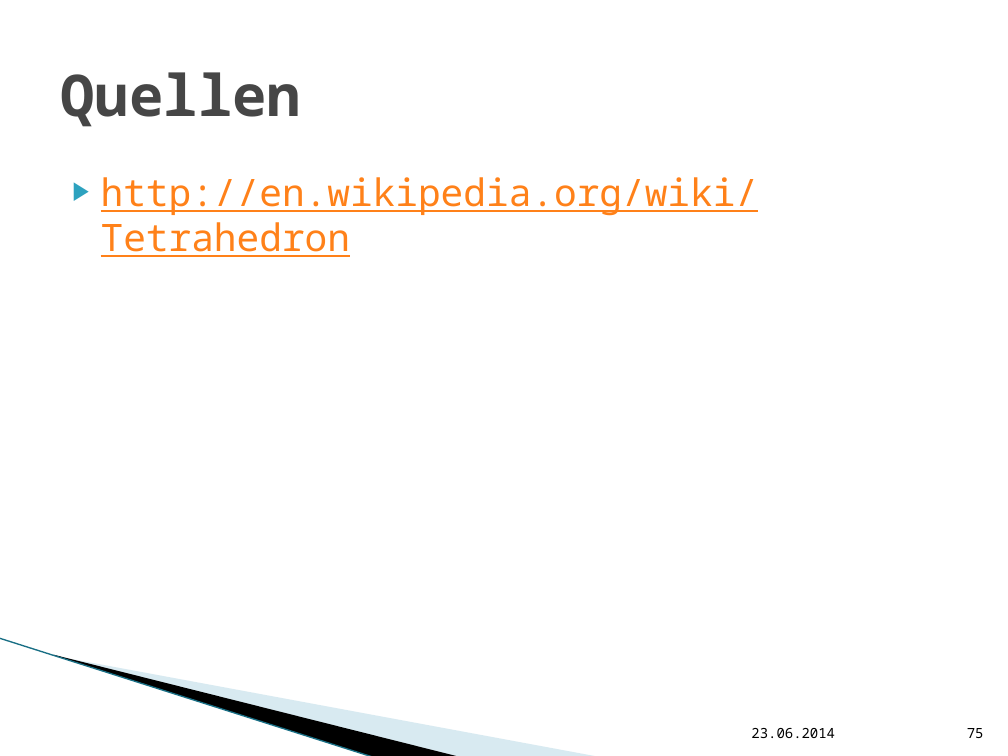
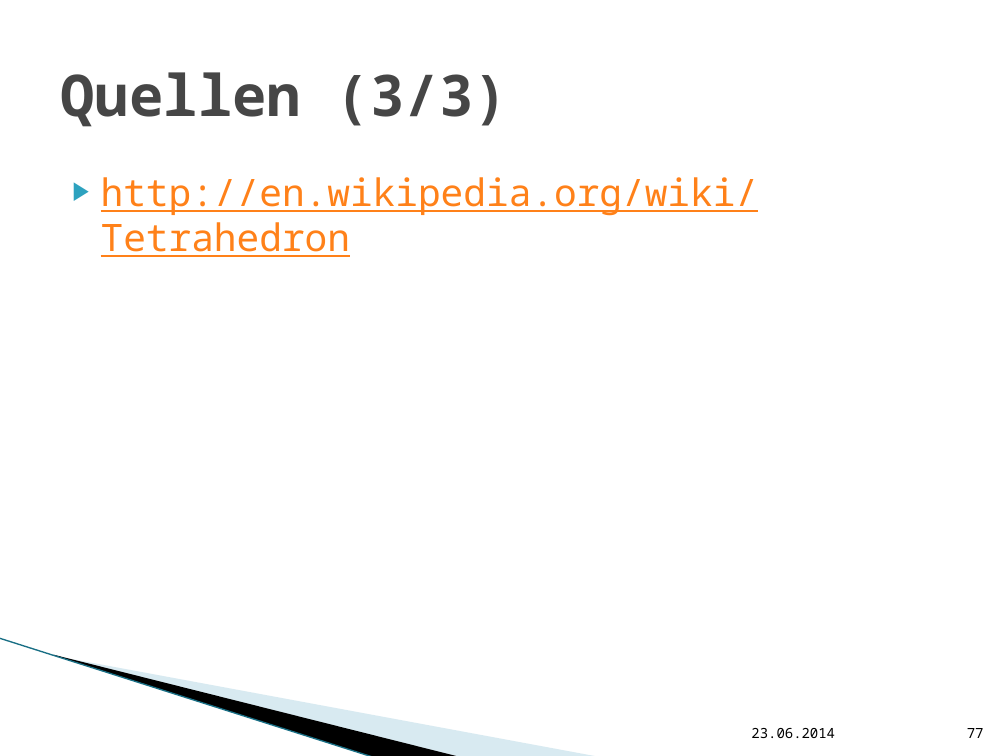
Before and after one commit to hft-swp/stuff, a slide deck: slide 77 of doku/präsentation nicht komplett/vCity-Präsentation.pptx (slide 75 before the commit). Drawn at 1008x756 pixels with LibreOffice and Linux fonts; fonts in the diff are those of the drawing; background and template pictures are left out. Boxes give left, top, right and bottom in pixels: in the first picture for what was removed or moved away, otherwise in the second. Text is boxed around its words. In the diff, an @@ line names an element or a change of style, - is before the commit and + after.

```diff
--- a/doku/präsentation nicht komplett/vCity-Präsentation.pptx
+++ b/doku/präsentation nicht komplett/vCity-Präsentation.pptx
@@ title at [60,72,508,127]: text changed @@
-Quellen
+Quellen (3/3)
@@ page number at [967,728,984,738]: text changed @@
-75
+77
```
Also in this commit, not shown: 6 other slides changed, 3 slides added, 1 slide removed.
